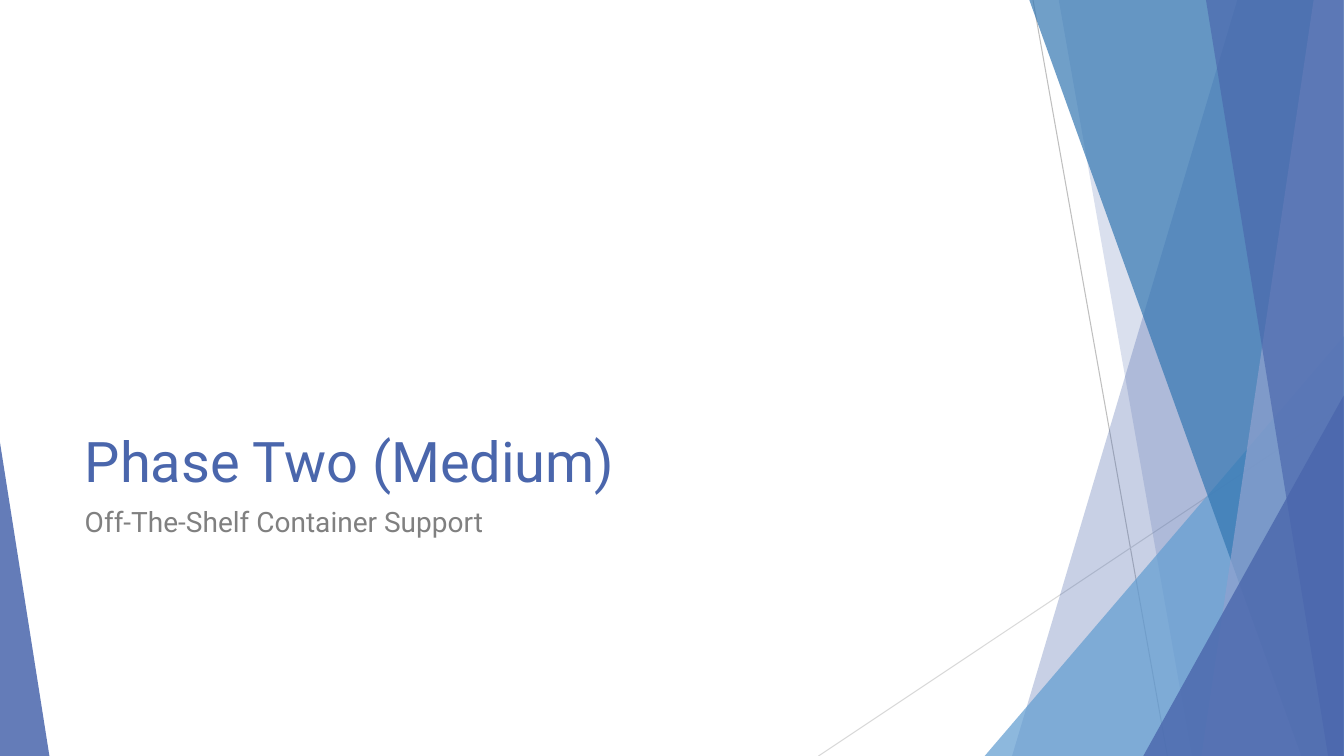
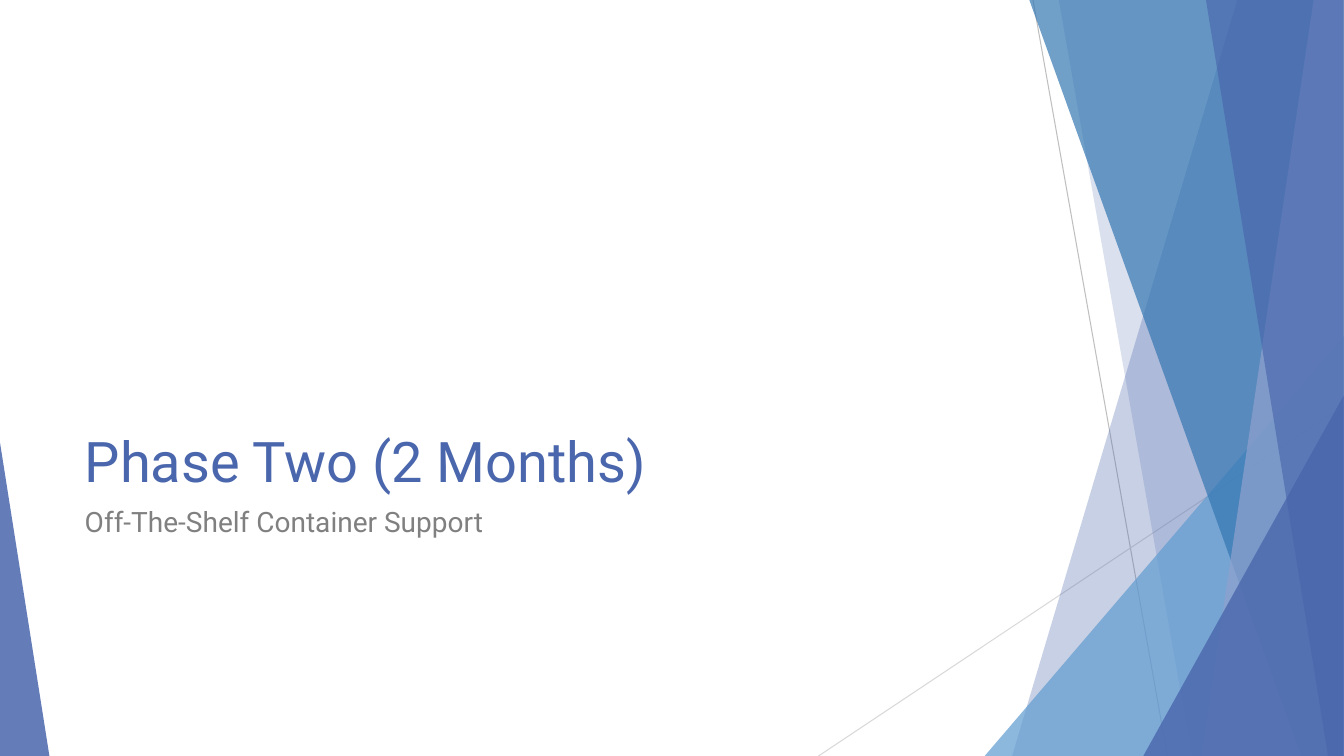
Before and after one commit to EnterpriseProductsLP/docker-straw-man, a slide deck: slide 13 of presentation.pptx (slide 16 before the commit). Drawn at 1344x756 pixels with LibreOffice and Linux fonts; fonts in the diff are those of the drawing. Boxes give left, top, right and bottom in pixels: in the first picture for what was removed or moved away, otherwise in the second. Text is boxed around its words. In the diff, an @@ line names an element or a change of style, - is before the commit and + after.

```diff
--- a/presentation.pptx
+++ b/presentation.pptx
@@ title at [85,437,646,495]: text changed @@
-Phase Two (Medium)
+Phase Two (2 Months)
```
Also in this commit, not shown: 7 other slides changed, 3 slides removed.
